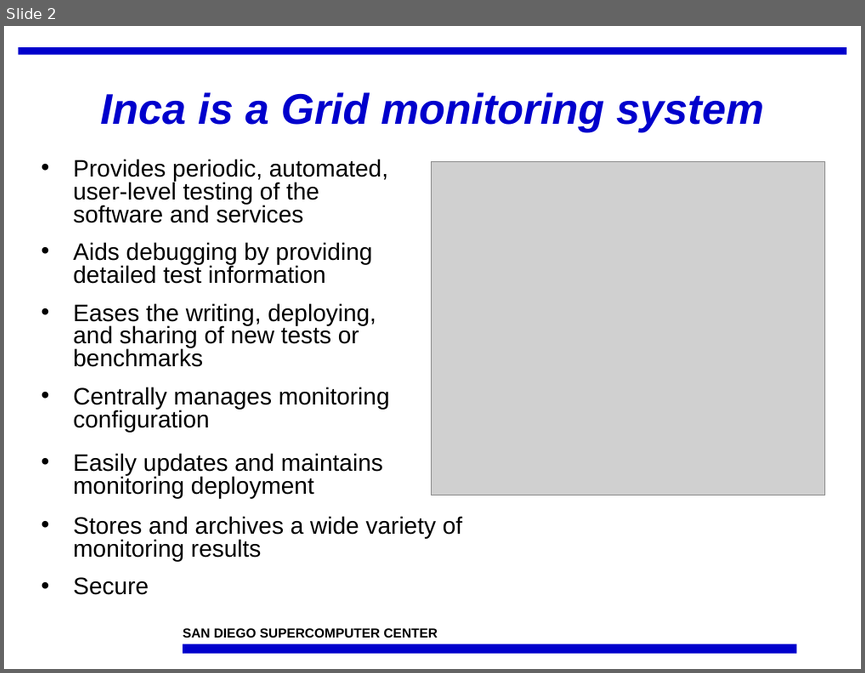
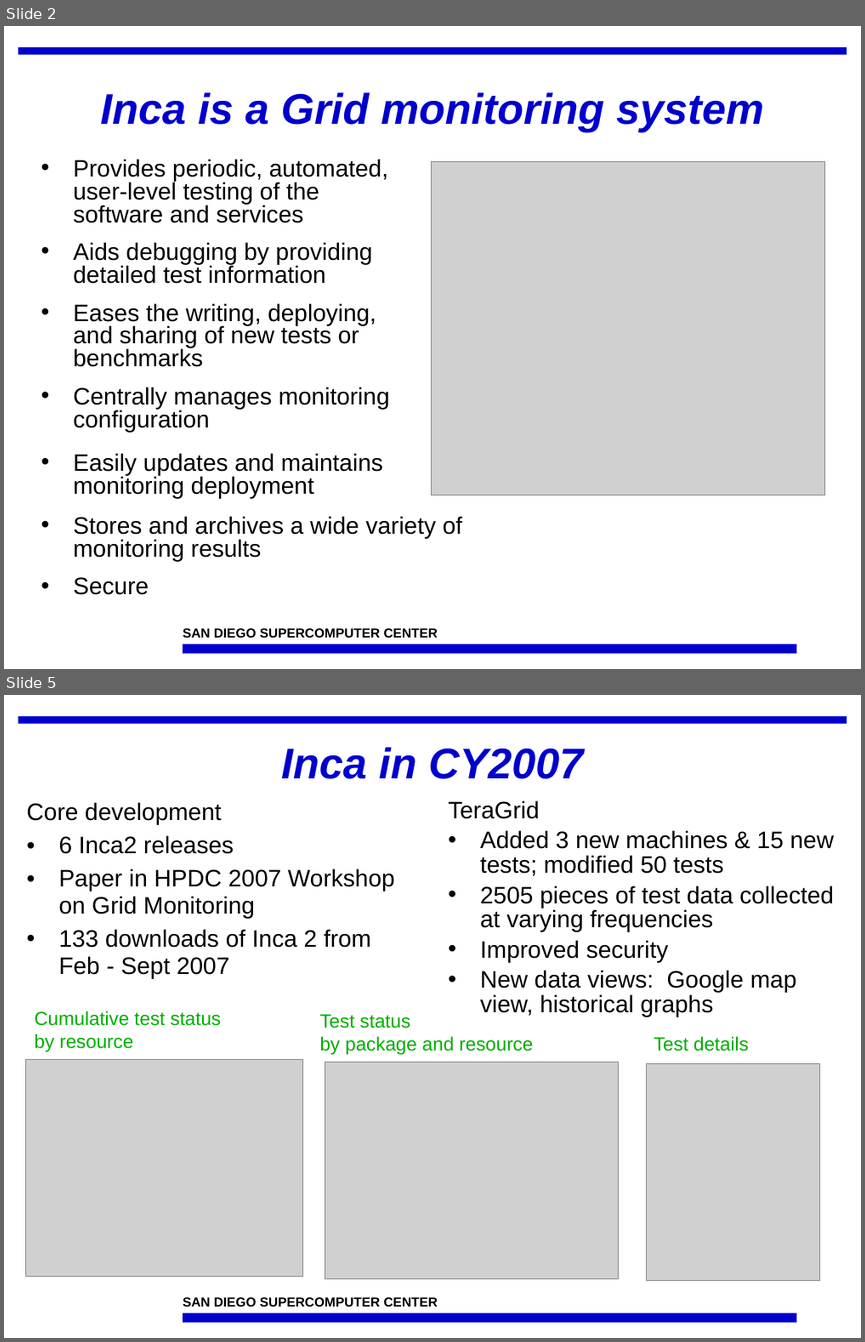
Before and after one commit to IncaProject/inca-xsede, a slide deck: talks/inca-nsf_02-08.ppt. Shown one above the other, each under a label of ours: slide 2 before the commit, slides 2 and 5 after it; the slides between them are not shown. The pictures are 865x673 and 865x1342 pixels, drawn with LibreOffice and Linux fonts; fonts in the diff are those of the drawing; grey boxes stand for pictures; background and template pictures are left out. Boxes give left, top, right and bottom in pixels: in the first picture for what was removed or moved away, otherwise in the second. Text is boxed around its words. In the diff, an @@ line names an element or a change of style, - is before the commit and + after.

```diff
--- a/talks/inca-nsf_02-08.ppt
+++ b/talks/inca-nsf_02-08.ppt
@@ slide 5 added at (4, 695, 861, 1338), background #FFFFFF; not listed: 3 template elements that a slide beside it also shows @@
@@ title added at (281, 747, 583, 779), 36 pt, text #0000CC, bold, italic @@
+Inca in CY2007
@@ text added at (27, 802, 395, 978), 20 pt, text #000000 @@
+Core development
+• 6 Inca2 releases
+• Paper in HPDC 2007 Workshop on Grid Monitoring
+• 133 downloads of Inca 2 from Feb - Sept 2007
@@ text added at (448, 800, 834, 1016), 20 pt, text #000000 @@
+TeraGrid
+• Added 3 new machines & 15 new tests; modified 50 tests
+• 2505 pieces of test data collected at varying frequencies
+• Improved security
+• New data views: Google map view, historical graphs
@@ text added at (35, 1010, 222, 1052), 16 pt, text #00AE00 @@
+Cumulative test status
+by resource
@@ text added at (320, 1014, 533, 1055), 16 pt, text #00AE00 @@
+Test status
+by package and resource
@@ text added at (653, 1036, 749, 1051), 16 pt, text #00AE00 @@
+Test details
@@ picture added at (25, 1059, 303, 1276) @@
@@ picture added at (325, 1061, 619, 1278) @@
@@ picture added at (647, 1063, 820, 1280) @@
```
Also in this commit, not shown: 4 slides changed, 3 slides removed.
